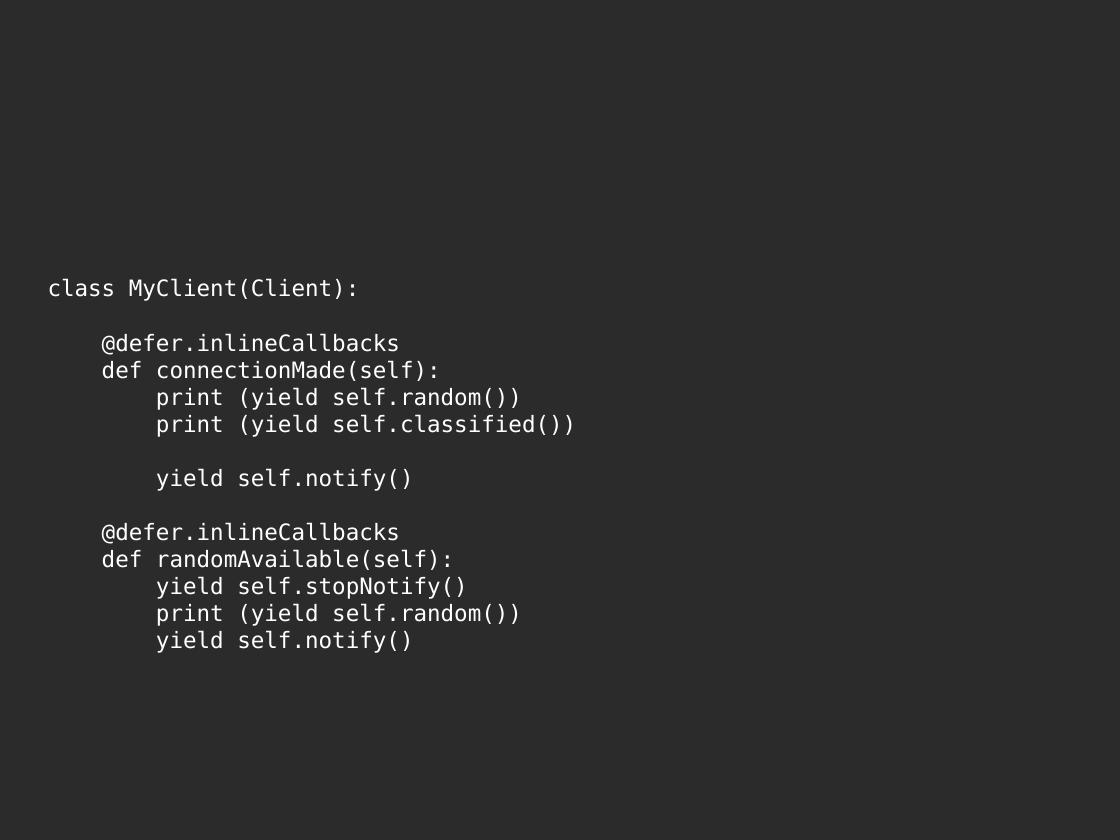
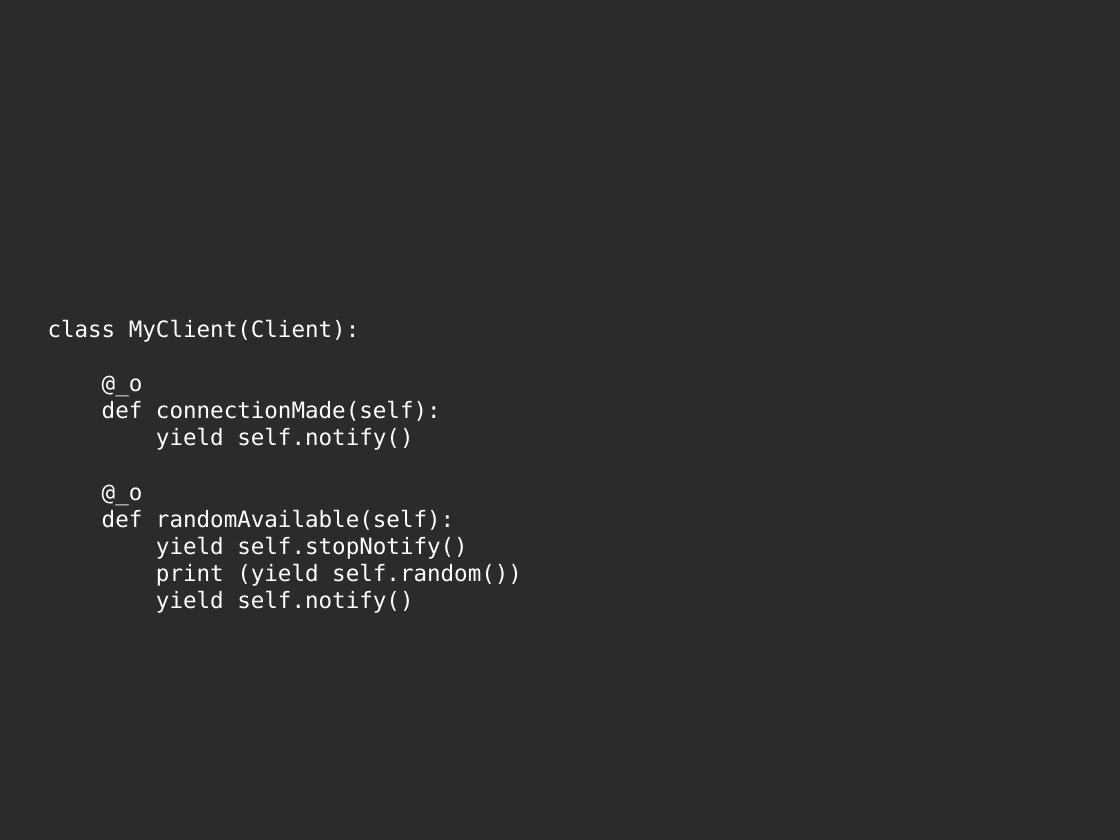
Before and after one commit to jdb/jdb.github.com, a slide deck: slide 33 of imap_idle/pycon-presentation/imap-idle-makingoff.odp (slide 15 before the commit). Drawn at 1120x840 pixels with LibreOffice and Linux fonts; fonts in the diff are those of the drawing; background and template pictures are left out; a plain dark background stands for a picture behind light text. Boxes give left, top, right and bottom in pixels: in the first picture for what was removed or moved away, otherwise in the second. Text is boxed around its words. In the diff, an @@ line names an element or a change of style, - is before the commit and + after.

```diff
--- a/imap_idle/pycon-presentation/imap-idle-makingoff.odp
+++ b/imap_idle/pycon-presentation/imap-idle-makingoff.odp
@@ title at [48, 319, 522, 613]: text changed @@
-class MyClient(Client):
-@defer.inlineCallbacks
-def connectionMade(self):
-print (yield self.random())
-print (yield self.classified())
-yield self.notify()
-@defer.inlineCallbacks
-def randomAvailable(self):
-yield self.stopNotify()
-print (yield self.random())
-yield self.notify()
+class MyClient(Client):
+@_o
+def connectionMade(self):
+yield self.notify()
+@_o
+def randomAvailable(self):
+yield self.stopNotify()
+print (yield self.random())
+yield self.notify()
```
Also in this commit, not shown: 6 other slides changed, 27 slides added, 9 slides removed, 3 other files.
